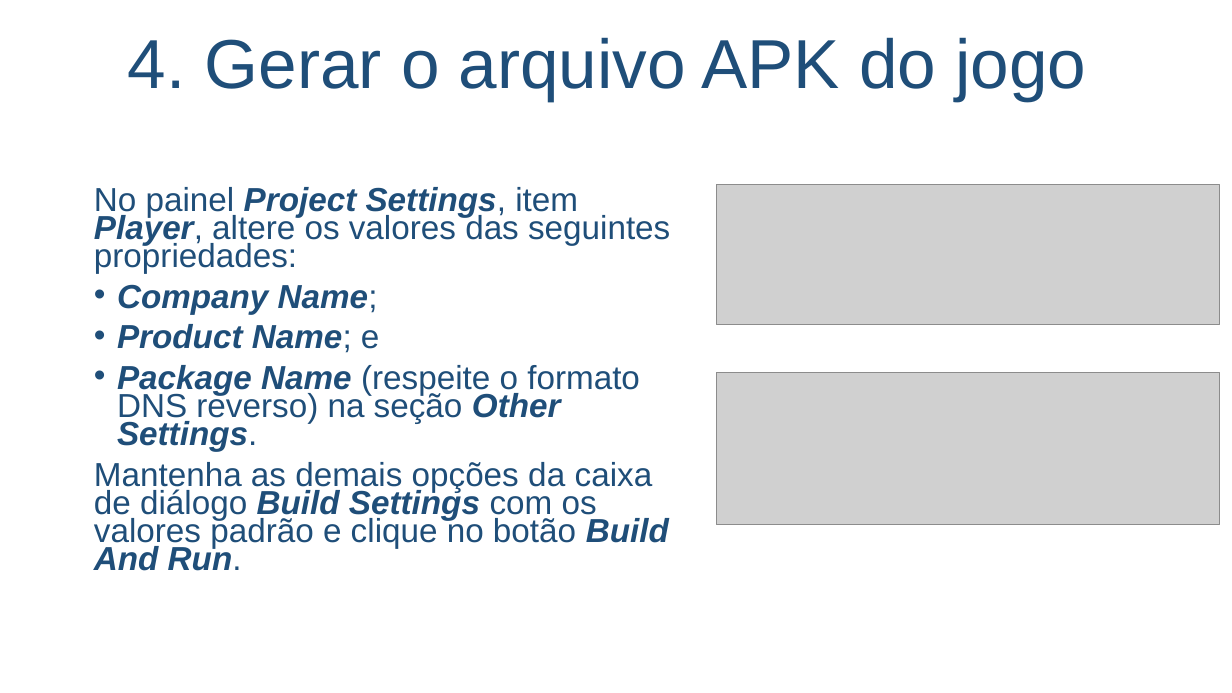
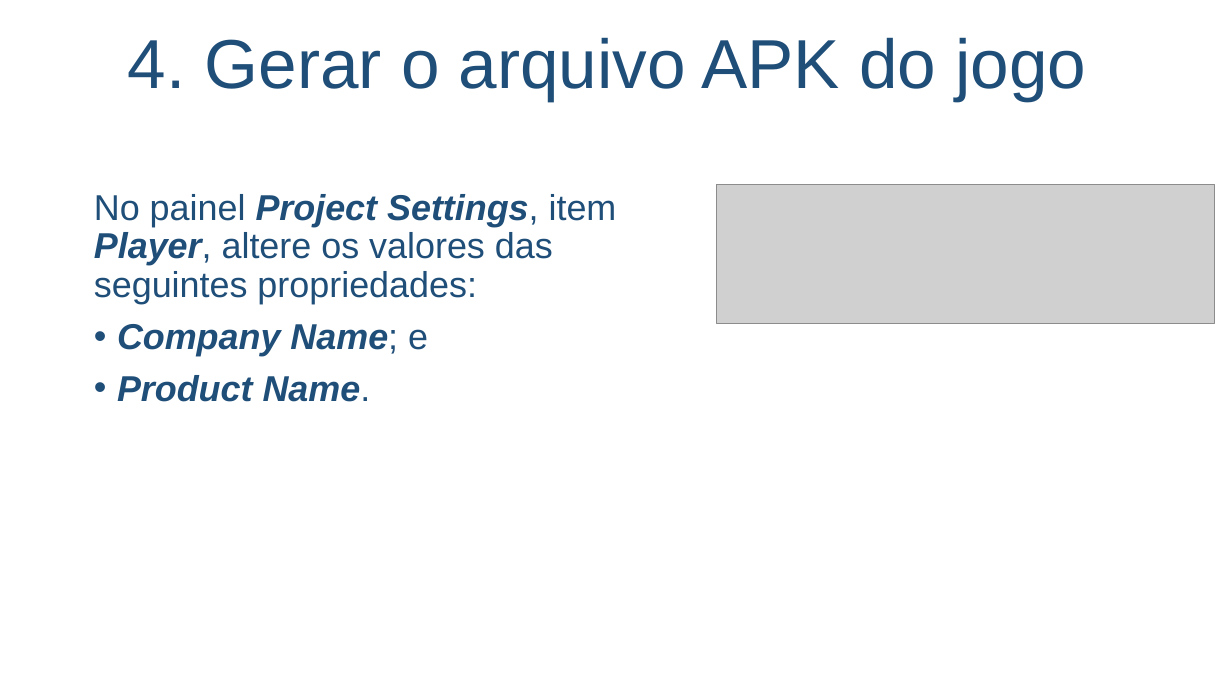
Before and after one commit to salmo-jr/public-slides, a slide deck: slide 35 of building-games-for-Android.pptx. Drawn at 1232x693 pixels with LibreOffice and Linux fonts; fonts in the diff are those of the drawing; grey boxes stand for pictures; background and template pictures are left out. Boxes give left, top, right and bottom in pixels: in the first picture for what was removed or moved away, otherwise in the second. Text is boxed around its words. In the diff, an @@ line names an element or a change of style, - is before the commit and + after.

```diff
--- a/building-games-for-Android.pptx
+++ b/building-games-for-Android.pptx
@@ text at box(94, 194, 617, 304): size 25.9 to 28 pt in "No painel Project Settings, item Player, altere ..."; line spacing 0.7 to 0.9 @@
@@ picture: place and size @@
-picture at box(716, 185, 1220, 325)
+picture at box(716, 185, 1214, 323)
@@ text at box(117, 324, 428, 402): text changed; size 25.9 to 28 pt; bold on; italic on @@
-• Company Name;
-• Product Name; e
-• Package Name (respeite o formato DNS reverso) na seção Other Settings.
-Mantenha as demais opções da caixa de diálogo Build Settings com os valores padrão e clique no botão Build And Run.
+• Company Name; e
+• Product Name.
@@ picture removed at box(716, 372, 1220, 525) @@
```
Also in this commit, not shown: 1 other slide changed, 2 slides added, 1 slide removed.
